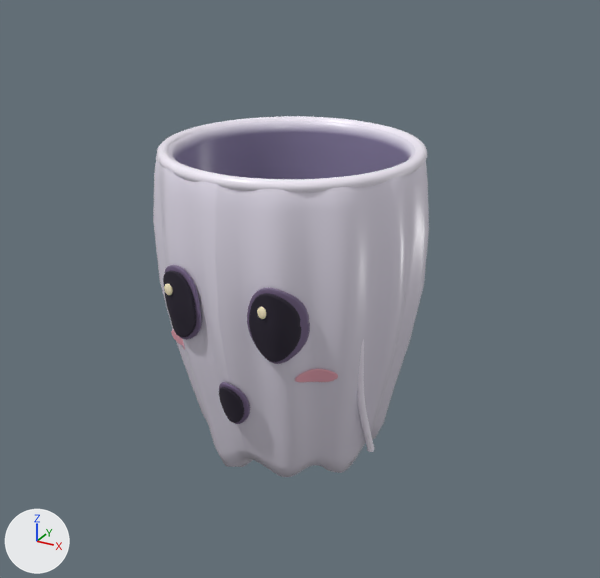
One commit to the glTF model assets/models/ghost.glb: the scene before it, then after it.
Rendered twice from a 50 mm lens placed at (0.145, -0.258, 0.134), pointed at (0.003, 0.001, 0.005). The lights are fixed; the arrows at lower left show +X, +Y and +Z. The picture after the commit comes second.

The scene before the commit, as lines of its bpy script (objects in view):
```python
ob_deep_oval_eye = bpy.data.objects.new('Deep oval eye', me_mesh_3)
ob_deep_oval_eye.parent = ob_pumpky_ghost_cup
ob_deep_oval_eye.location = (0.0, 0.0, 0.0)
ob_deep_oval_eye_001 = bpy.data.objects.new('Deep oval eye.001', me_mesh_7)
ob_deep_oval_eye_001.parent = ob_pumpky_ghost_cup
ob_deep_oval_eye_001.location = (0.0, 0.0, 0.0)
ob_draped_side_fold_001 = bpy.data.objects.new('Draped side fold.001', me_mesh_13)
ob_draped_side_fold_001.parent = ob_pumpky_ghost_cup
ob_draped_side_fold_001.location = (0.0, 0.0, 0.0)
ob_eye_catchlight = bpy.data.objects.new('Eye catchlight', me_mesh_4)
ob_eye_catchlight.parent = ob_pumpky_ghost_cup
ob_eye_catchlight.location = (-0.021, -0.0499, 0.019)
ob_eye_catchlight.scale = (0.0017, 0.0007, 0.0022)
ob_hollow_sculpted_cup = bpy.data.objects.new('Hollow sculpted cup', me_mesh_0)
ob_hollow_sculpted_cup.parent = ob_pumpky_ghost_cup
ob_hollow_sculpted_cup.location = (0.0, 0.0, 0.0)
ob_rounded_opening = bpy.data.objects.new('Rounded opening', me_mesh_1)
ob_rounded_opening.parent = ob_pumpky_ghost_cup
ob_rounded_opening.location = (0.0, 0.0, 0.0595)
ob_rounded_opening.rotation_euler = (1.571, 0.0, 0.0)  # degrees (90, 0, 0)
ob_soft_blush = bpy.data.objects.new('Soft blush', me_mesh_5)
ob_soft_blush.parent = ob_pumpky_ghost_cup
ob_soft_blush.location = (0.0, 0.0, 0.0)
ob_soft_eye_rim = bpy.data.objects.new('Soft eye rim', me_mesh_2)
ob_soft_eye_rim.parent = ob_pumpky_ghost_cup
ob_soft_eye_rim.location = (0.0, 0.0, 0.0)
ob_soft_eye_rim_001 = bpy.data.objects.new('Soft eye rim.001', me_mesh_6)
ob_soft_eye_rim_001.parent = ob_pumpky_ghost_cup
ob_soft_eye_rim_001.location = (0.0, 0.0, 0.0)
```
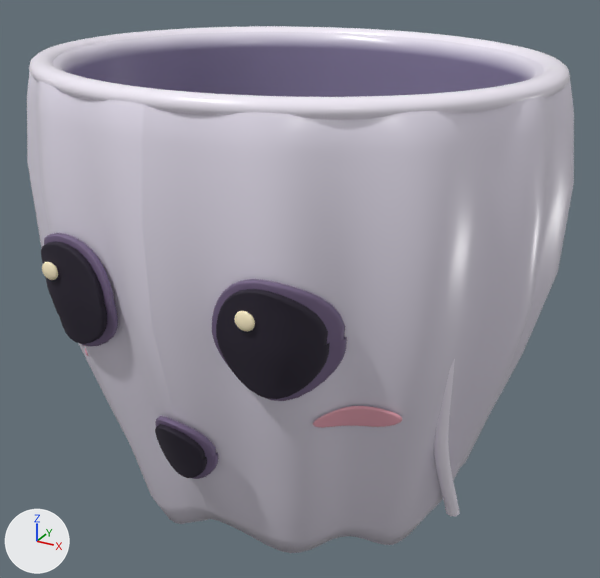
Location of each change, [x1, y1, x2, y2] in pixels of the pictures (600 x 578 px):
```json
{"object": "Hollow sculpted cup", "change": "moved", "before": [153, 121, 429, 477], "after": [27, 32, 574, 553]}
{"object": "Rounded opening", "change": "moved", "before": [156, 116, 427, 193], "after": [29, 26, 570, 120]}
{"object": "Deep oval eye.001", "change": "moved", "before": [249, 293, 301, 362], "after": [216, 289, 330, 399]}
{"object": "Deep oval eye", "change": "moved", "before": [163, 271, 196, 337], "after": [41, 242, 107, 344]}
{"object": "Soft eye rim.001", "change": "moved", "before": [247, 288, 310, 364], "after": [212, 279, 347, 401]}
{"object": "Draped side fold.001", "change": "moved", "before": [357, 339, 374, 452], "after": [434, 359, 460, 516]}
{"object": "Hollow mouth", "change": "moved", "before": [219, 387, 244, 423], "after": [155, 424, 207, 478]}
{"object": "Soft eye rim", "change": "moved", "before": [165, 265, 202, 340], "after": [44, 233, 118, 347]}
{"object": "Soft blush.001", "change": "moved", "before": [295, 369, 338, 382], "after": [313, 406, 402, 428]}
{"object": "Little ghost gasp", "change": "moved", "before": [219, 382, 250, 424], "after": [155, 416, 218, 479]}
{"object": "Eye catchlight.001", "change": "moved", "before": [257, 307, 266, 319], "after": [234, 311, 255, 332]}
{"object": "Eye catchlight", "change": "moved", "before": [164, 283, 173, 295], "after": [42, 262, 58, 280]}
{"object": "Soft blush", "change": "moved", "before": [171, 330, 185, 350], "after": [83, 345, 89, 356], "on screen": "mostly hidden afterwards"}
```

The change, as JSON lines over the scene's bpy script:
```json
{"op": "set", "path": "ob_hollow_sculpted_cup.parent", "old": "ob_pumpky_ghost_cup", "new": "ob_pumpky_ghost_basket"}
{"op": "set", "path": "ob_rounded_opening.parent", "old": "ob_pumpky_ghost_cup", "new": "ob_pumpky_ghost_basket"}
{"op": "set", "path": "ob_soft_eye_rim.parent", "old": "ob_pumpky_ghost_cup", "new": "ob_pumpky_ghost_basket"}
{"op": "set", "path": "ob_deep_oval_eye.parent", "old": "ob_pumpky_ghost_cup", "new": "ob_pumpky_ghost_basket"}
{"op": "set", "path": "ob_eye_catchlight.parent", "old": "ob_pumpky_ghost_cup", "new": "ob_pumpky_ghost_basket"}
{"op": "set", "path": "ob_soft_blush.parent", "old": "ob_pumpky_ghost_cup", "new": "ob_pumpky_ghost_basket"}
{"op": "set", "path": "ob_soft_eye_rim_001.parent", "old": "ob_pumpky_ghost_cup", "new": "ob_pumpky_ghost_basket"}
{"op": "set", "path": "ob_deep_oval_eye_001.parent", "old": "ob_pumpky_ghost_cup", "new": "ob_pumpky_ghost_basket"}
{"op": "set", "path": "ob_eye_catchlight_001.parent", "old": "ob_pumpky_ghost_cup", "new": "ob_pumpky_ghost_basket"}
{"op": "set", "path": "ob_soft_blush_001.parent", "old": "ob_pumpky_ghost_cup", "new": "ob_pumpky_ghost_basket"}
{"op": "set", "path": "ob_little_ghost_gasp.parent", "old": "ob_pumpky_ghost_cup", "new": "ob_pumpky_ghost_basket"}
{"op": "set", "path": "ob_hollow_mouth.parent", "old": "ob_pumpky_ghost_cup", "new": "ob_pumpky_ghost_basket"}
{"op": "set", "path": "ob_draped_side_fold_001.parent", "old": "ob_pumpky_ghost_cup", "new": "ob_pumpky_ghost_basket"}
{"op": "add", "block": "ob_pumpky_ghost_basket", "code": ["ob_pumpky_ghost_basket = bpy.data.objects.new('Pumpky_ghost_basket', None)", "ob_pumpky_ghost_basket.location = (0.0, 0.0, 0.008)", "ob_pumpky_ghost_basket.scale = (1.92, 1.68, 1.39)"]}
```
